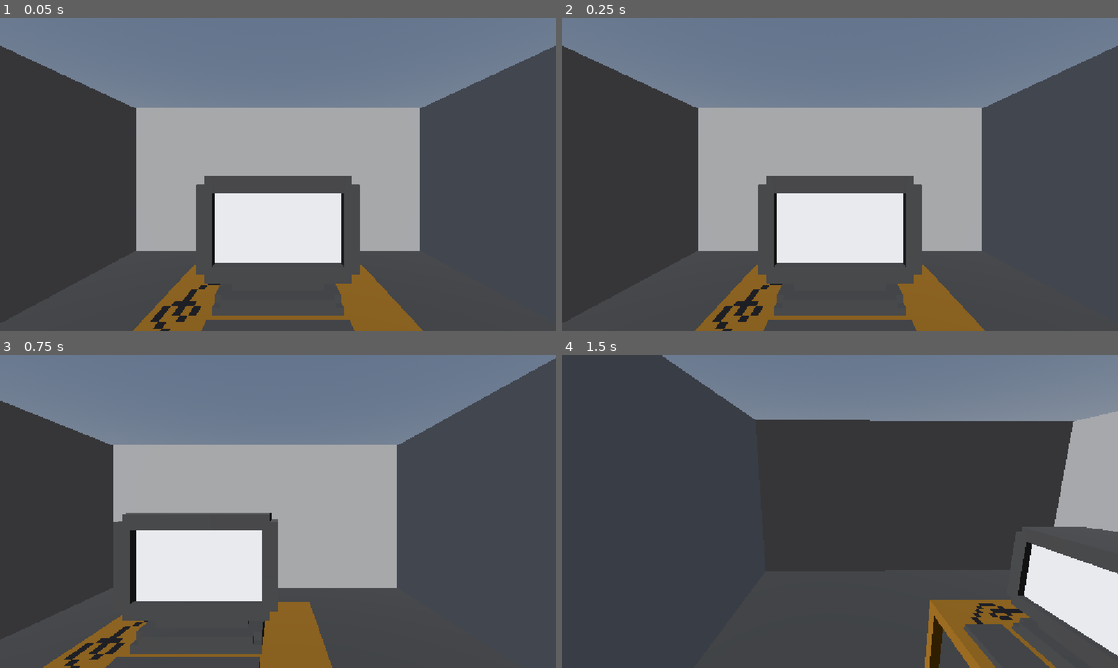
Above: before the commit, frames 1-4 (two rows, left to right).
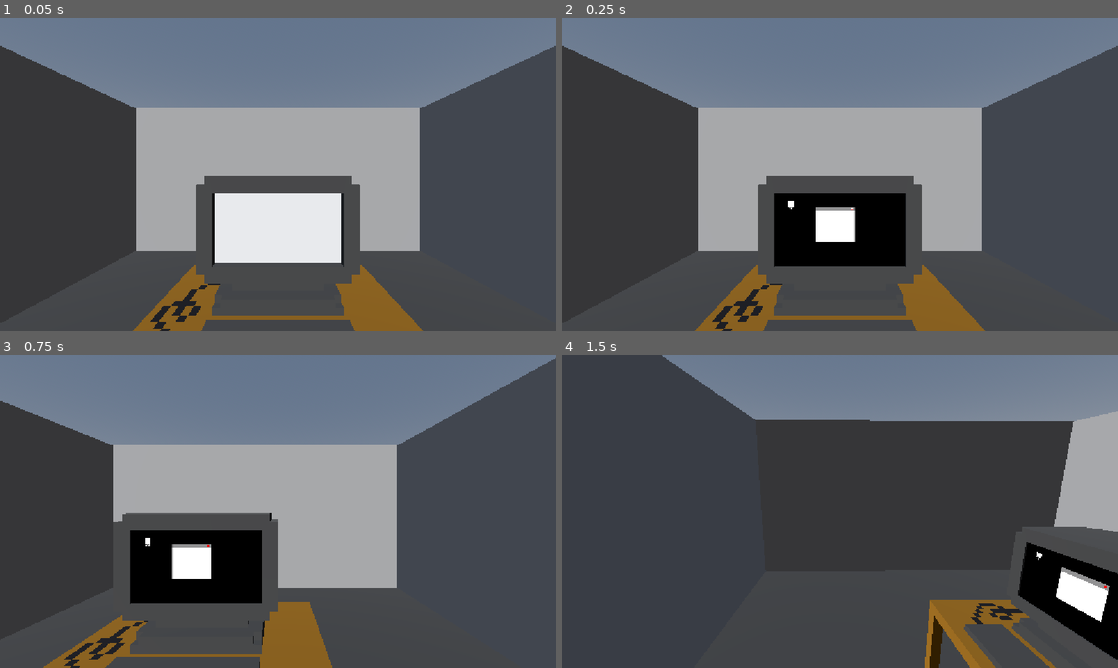
Above: after the commit, the same moments.

Repository: maxwaldman8/gmtk-2026
Game: Godot game, scene res://scenes/room.tscn
Two runs of this game, one before a commit and one after it. Both use one fixed random seed, a clock stepped at 60 frames per second and the inputs below.
Inputs (mouse positions are in pixels of both pictures, inside the frame that each line leads up to):
- Up to frame 1 (0.05 s): no input
- Up to frame 2 (0.25 s): no input
- Up to frame 3 (0.75 s): tap Enter at 0.5 s; move the mouse to (400, 495) at 0.52 s; press the mouse at (400, 495) at 0.53 s; hold D (right) from 0.53 s (still down)
- Up to frame 4 (1.5 s): tap Space (jump) at 0.77 s; move the mouse to (812, 511) at 1.27 s; release D (right) at 1.28 s; release the mouse at (812, 511) at 1.28 s; hold W (forward) from 1.28 s (still down); click (812, 511) at 1.35 s

Frame 1 is identical in both runs. In frame 2, 4.7% of the frame differs, in the area x 38-62%, y 56-80%; in frame 3, 4.6%; in frame 4, 2.9%.

Commit message:
Render screen in 3d

Diff:
--- a/game-game/scenes/room.tscn
+++ b/game-game/scenes/room.tscn
@@ -2,6 +2,7 @@
 
 [ext_resource type="PackedScene" uid="uid://b8fihxtag443g" path="res://scenes/player.tscn" id="1_36trf"]
 [ext_resource type="ArrayMesh" uid="uid://co206ettiprmy" path="res://statues/room.obj" id="2_ffxv4"]
+[ext_resource type="PackedScene" uid="uid://bm5ae52p08ktu" path="res://scenes/screen/screen.tscn" id="3_14vil"]
 
 [sub_resource type="WorldBoundaryShape3D" id="WorldBoundaryShape3D_nrlmu"]
 
@@ -19,6 +20,9 @@
 
 [sub_resource type="ConcavePolygonShape3D" id="ConcavePolygonShape3D_ffxv4"]
 data = PackedVector3Array(-6.3999996, -1.5999999, -6.3999996, -6.3999996, -1.4, 6.3999996, -6.3999996, -1.5999999, 6.39 …(36623 unchanged characters)…
+
+[sub_resource type="ViewportTexture" id="ViewportTexture_14vil"]
+viewport_path = NodePath("SubViewport")
 
 [node name="Room" type="Node3D" unique_id=553723905]
 
@@ -48,3 +52,13 @@
 [node name="CollisionShape3D" type="CollisionShape3D" parent="Room" unique_id=929147942]
 transform = Transform3D(1, 0, 0, 0, 1, 0, 0, 0, 1, 0, 0.4, -3.2)
 shape = SubResource("ConcavePolygonShape3D_ffxv4")
+
+[node name="Sprite3D" type="Sprite3D" parent="." unique_id=187814192]
+transform = Transform3D(0.14, 0, 0, 0, 0.14, 0, 0, 0, 0.14, 0.004466966, 1.6515527, -3.0239866)
+texture = SubResource("ViewportTexture_14vil")
+
+[node name="SubViewport" type="SubViewport" parent="." unique_id=801404176]
+disable_3d = true
+size = Vector2i(1152, 648)
+
+[node name="Screen" parent="SubViewport" unique_id=2111894068 instance=ExtResource("3_14vil")]
--- a/game-game/scenes/screen/screen.tscn
+++ b/game-game/scenes/screen/screen.tscn
@@ -24,6 +24,7 @@
 size_flags_horizontal = 3
 size_flags_vertical = 3
 color = Color(0, 0, 0, 1)
+metadata/_edit_use_anchors_ = true
 
 [node name="ApplicationLayer" type="CanvasLayer" parent="." unique_id=868816806]
 layer = 2
@@ -33,6 +34,7 @@
 offset_top = 76.0
 offset_right = 169.0
 offset_bottom = 146.0
+metadata/_edit_use_anchors_ = true
 
 [node name="WindowLayer" type="CanvasLayer" parent="." unique_id=929576984]
 layer = 3
--- a/game-game/scripts/screen/window.gd
+++ b/game-game/scripts/screen/window.gd
@@ -18,8 +18,9 @@
 
 
 func set_up(w_dimensions = Vector2i(50, 50), w_body_name = "some default"):
-	dimensions = w_dimensions
-	body_name = w_body_name
+	#dimensions = w_dimensions
+	#body_name = w_body_name
+	pass
 
 
 func _set_dimensions(new_dimensions: Vector2i) -> void:
